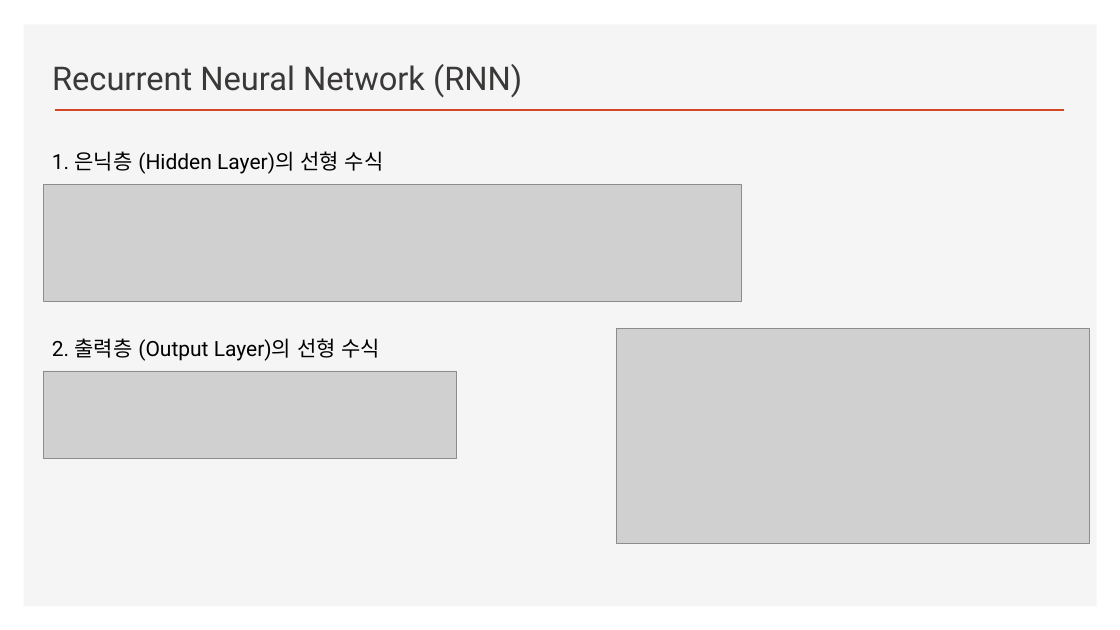
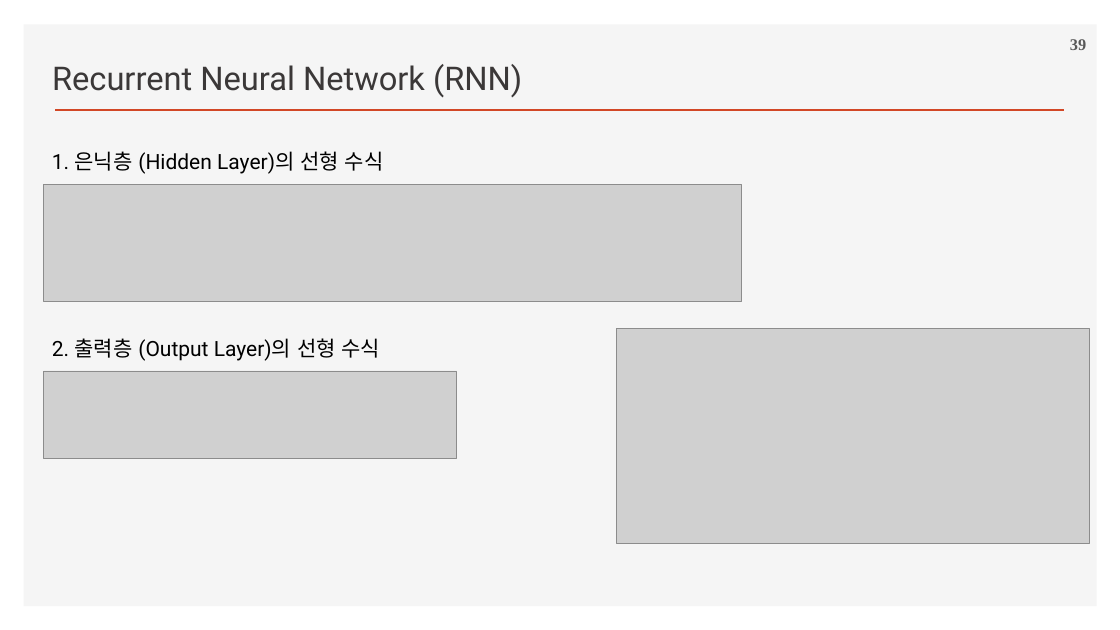
Before and after one commit to ancestor9/2026_Fall_Deep-Learning-with-Python, a slide deck: slide 39 of Chapter 13 Timeseries forecasting.pptx (slide 30 before the commit). Drawn at 1120x630 pixels with LibreOffice and Linux fonts; fonts in the diff are those of the drawing; grey boxes stand for pictures; background and template pictures are left out. Boxes give left, top, right and bottom in pixels: in the first picture for what was removed or moved away, otherwise in the second. Text is boxed around its words. In the diff, an @@ line names an element or a change of style, - is before the commit and + after.

```diff
--- a/Chapter 13 Timeseries forecasting.pptx
+++ b/Chapter 13 Timeseries forecasting.pptx
@@ page number added at (x1=1070, y1=39, x2=1086, y2=50), 14 pt, text #595959, bold @@
+39
```
Also in this commit, not shown: 17 other slides changed, 7 slides added.
